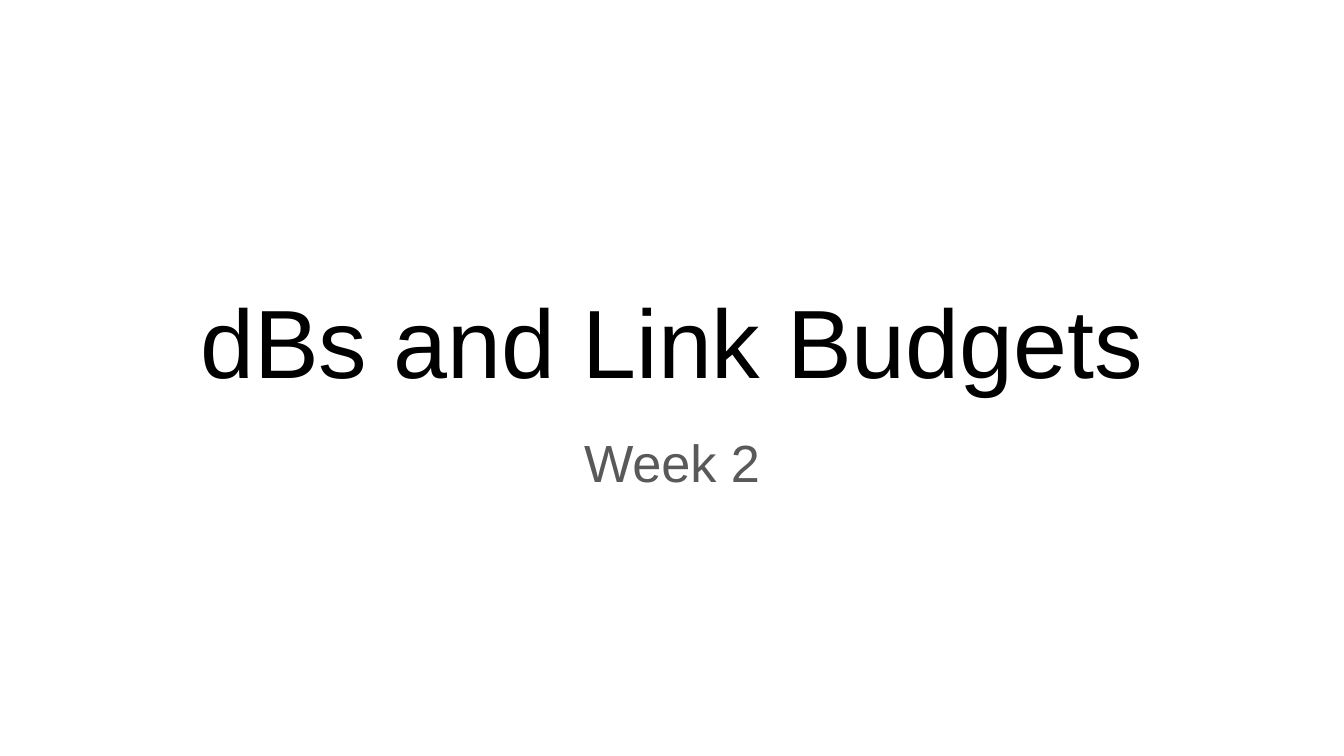
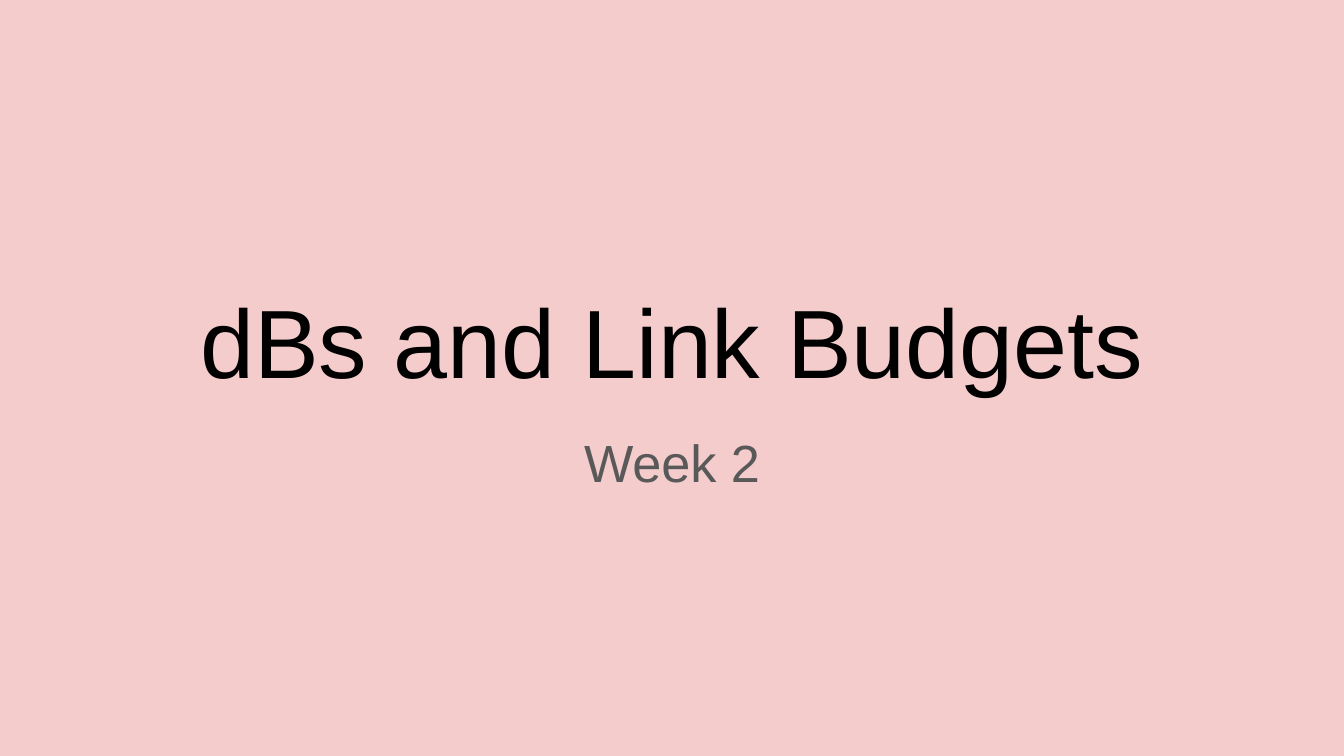
Before and after one commit to milya8/Final-Year-2025, a slide deck: slide 10 of ELEC345/Notes/ELEC345 Notes.pptx. Drawn at 1344x756 pixels with LibreOffice and Linux fonts; fonts in the diff are those of the drawing. Boxes give left, top, right and bottom in pixels: in the first picture for what was removed or moved away, otherwise in the second. Text is boxed around its words. In the diff, an @@ line names an element or a change of style, - is before the commit and + after.

```diff
--- a/ELEC345/Notes/ELEC345 Notes.pptx
+++ b/ELEC345/Notes/ELEC345 Notes.pptx
@@ background #FFFFFF to #F4CCCC @@
```
Also in this commit, not shown: 1 other slide changed, 8 slides added, 1 other file.
